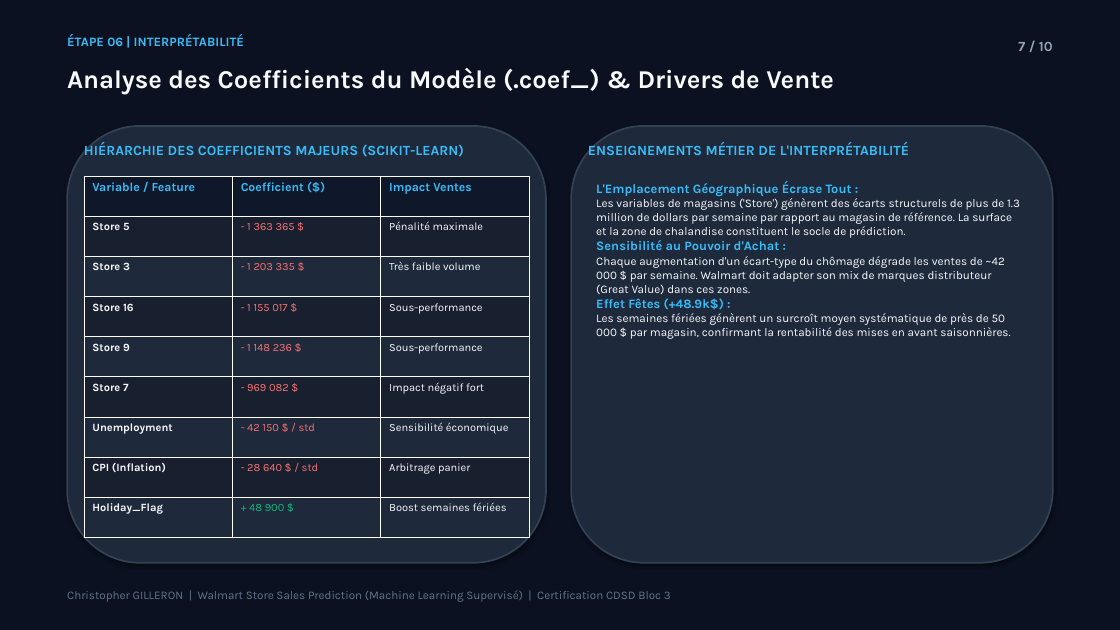
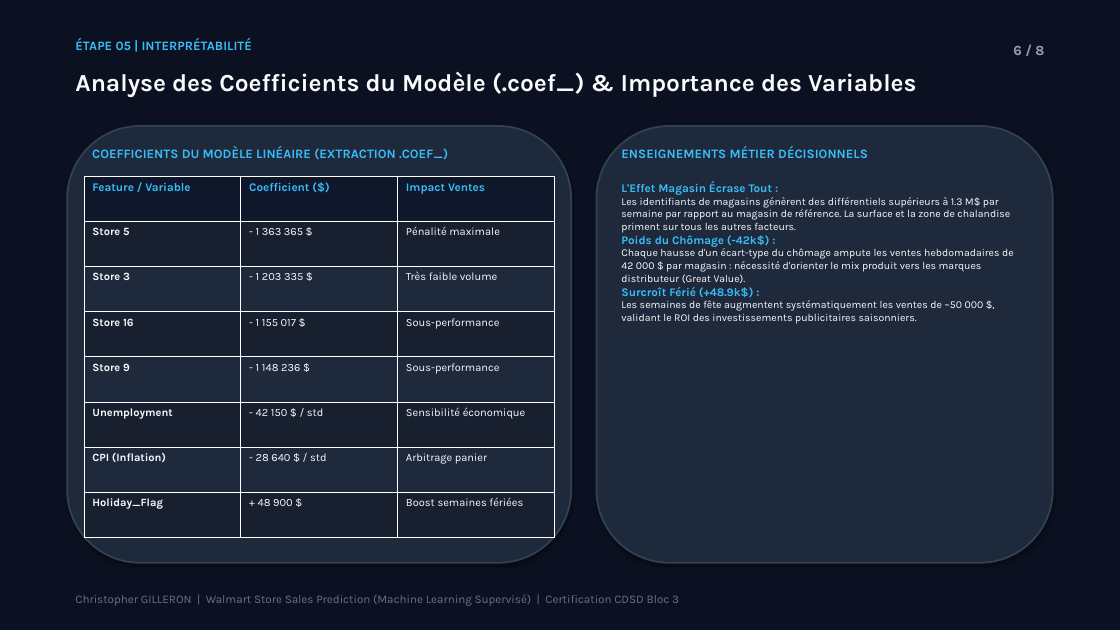
Before and after one commit to Elkristobal59/CERTIFICATION_CDSD, a slide deck: slide 6 of Bloc_3_Machine_Learning/Walmart/Walmart_presentation.pptx (slide 7 before the commit). Drawn at 1120x630 pixels with LibreOffice and Linux fonts; fonts in the diff are those of the drawing. Boxes give left, top, right and bottom in pixels: in the first picture for what was removed or moved away, otherwise in the second. Text is boxed around its words. In the diff, an @@ line names an element or a change of style, - is before the commit and + after.

Commit message:
feat(certif): calibrage strict a 8 slides max (format oral 5 min) pour Steam, Walmart et North Face

```diff
--- a/Bloc_3_Machine_Learning/Walmart/Walmart_presentation.pptx
+++ b/Bloc_3_Machine_Learning/Walmart/Walmart_presentation.pptx
@@ text at bbox=[75, 38, 252, 50]: text changed @@
-ÉTAPE 06 | INTERPRÉTABILITÉ
+ÉTAPE 05 | INTERPRÉTABILITÉ
@@ text at bbox=[1013, 46, 1044, 55]: text changed @@
-7 / 10
+6 / 8
@@ text at bbox=[75, 72, 916, 97]: text changed; size 22 to 21 pt @@
-Analyse des Coefficients du Modèle (.coef_) & Drivers de Vente
+Analyse des Coefficients du Modèle (.coef_) & Importance des Variables
@@ rounded rectangle: place and size @@
-rounded rectangle at bbox=[67, 126, 546, 563]
+rounded rectangle at bbox=[67, 126, 571, 563]
@@ text at bbox=[92, 146, 448, 160]: text changed; size 12 to 11 pt @@
-HIÉRARCHIE DES COEFFICIENTS MAJEURS (SCIKIT-LEARN)
+COEFFICIENTS DU MODÈLE LINÉAIRE (EXTRACTION .COEF_)
@@ rounded rectangle: place and size @@
-rounded rectangle at bbox=[571, 126, 1053, 563]
+rounded rectangle at bbox=[597, 126, 1053, 563]
@@ text at bbox=[621, 146, 868, 158]: text changed; size 12 to 11 pt @@
-ENSEIGNEMENTS MÉTIER DE L'INTERPRÉTABILITÉ
+ENSEIGNEMENTS MÉTIER DÉCISIONNELS
@@ table at bbox=[84, 176, 555, 538] @@
-row 1, column 1: Variable / Feature
+row 1, column 1: Feature / Variable
-row 6: Store 7 | - 969 082 $ | Impact négatif fort
@@ table: place and size @@
-table at bbox=[84, 176, 530, 538]
+table at bbox=[84, 176, 555, 538]
@@ text at bbox=[621, 181, 1014, 324]: text changed; size 10 to 9 pt @@
-L'Emplacement Géographique Écrase Tout :
-Les variables de magasins ('Store') génèrent des écarts structurels de plus de 1.3 million de dollars par semaine par rapport au magasin de référence. La surface et la zone de chalandise constituent le socle de prédiction.
-Sensibilité au Pouvoir d'Achat :
-Chaque augmentation d'un écart-type du chômage dégrade les ventes de ~42 000 $ par semaine. Walmart doit adapter son mix de marques distributeur (Great Value) dans ces zones.
-Effet Fêtes (+48.9k$) :
-Les semaines fériées génèrent un surcroît moyen systématique de près de 50 000 $ par magasin, confirmant la rentabilité des mises en avant saisonnières.
+L'Effet Magasin Écrase Tout :
+Les identifiants de magasins génèrent des différentiels supérieurs à 1.3 M$ par semaine par rapport au magasin de référence. La surface et la zone de chalandise priment sur tous les autres facteurs.
+Poids du Chômage (-42k$) :
+Chaque hausse d'un écart-type du chômage ampute les ventes hebdomadaires de 42 000 $ par magasin : nécessité d'orienter le mix produit vers les marques distributeur (Great Value).
+Surcroît Férié (+48.9k$) :
+Les semaines de fête augmentent systématiquement les ventes de ~50 000 $, validant le ROI des investissements publicitaires saisonniers.
@@ text "Christopher GILLERON | Walmart Store ...": place and size @@
-text "Christopher GILLERON | Walmart Store ..." at bbox=[67, 590, 671, 602]
+text "Christopher GILLERON | Walmart Store ..." at bbox=[75, 594, 679, 606]
```
Also in this commit, not shown: 4 other slides changed, 3 slides added, 5 slides removed, 2 other files.
